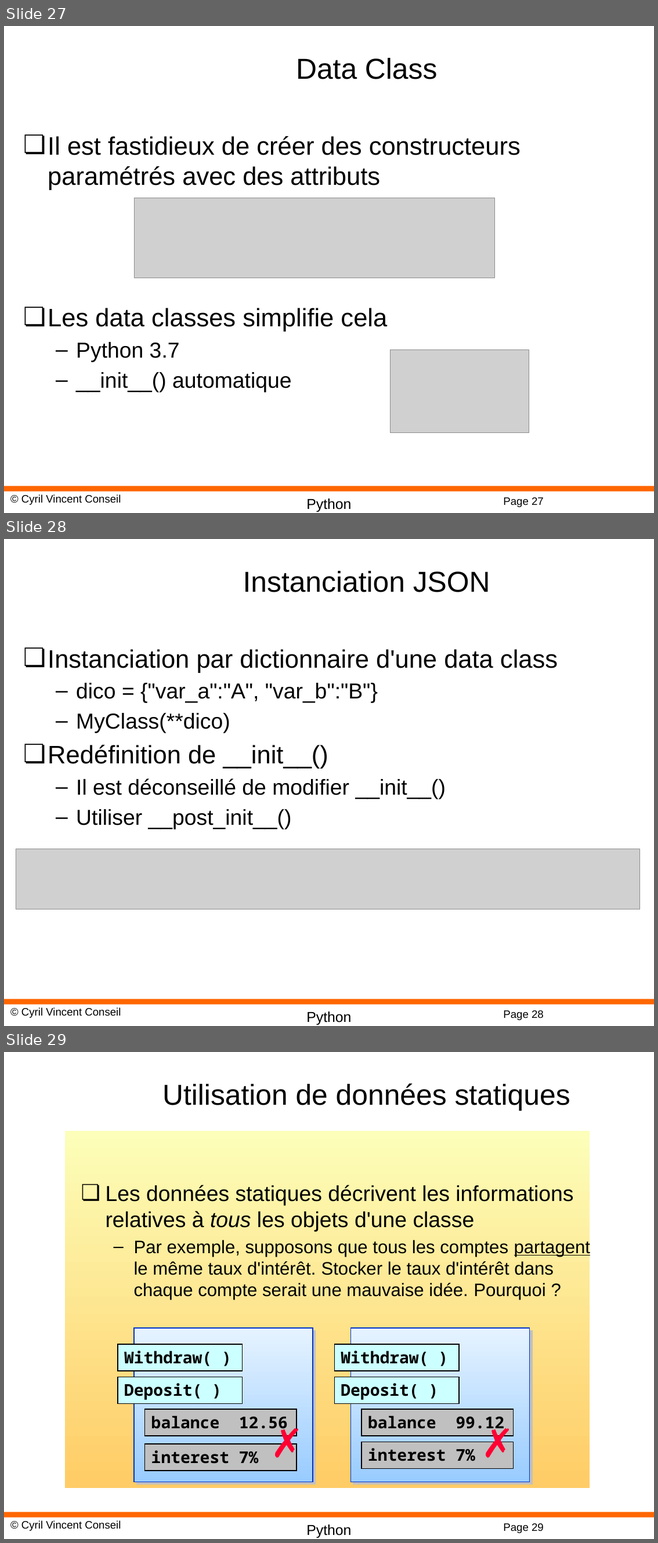
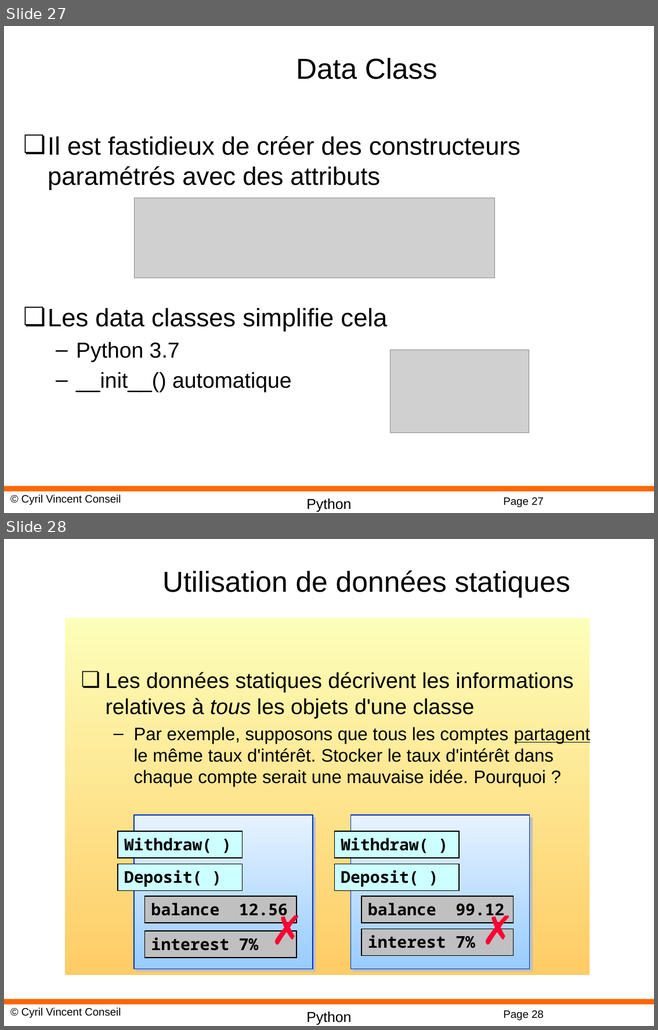
Before and after one commit to cyrilvincent/python-advanced, a slide deck: PPT/Python08-OO.pptx. Shown one above the other, each under a label of ours: slides 27, 28 and 29 before the commit, slides 27 and 28 after it. The pictures are 658x1543 and 658x1030 pixels, drawn with LibreOffice and Linux fonts; fonts in the diff are those of the drawing; grey boxes stand for pictures; background and template pictures are left out. Boxes give left, top, right and bottom in pixels: in the first picture for what was removed or moved away, otherwise in the second. Text is boxed around its words. In the diff, an @@ line names an element or a change of style, - is before the commit and + after.

```diff
--- a/PPT/Python08-OO.pptx
+++ b/PPT/Python08-OO.pptx
@@ slide 28 removed at bbox=[4, 539, 654, 1026], background #FFFFFF; not listed: 4 template elements that a slide beside it also shows @@
@@ title removed at bbox=[243, 571, 490, 592] @@
-Instanciation JSON
@@ text removed at bbox=[48, 649, 557, 830] @@
-❏ Instanciation par dictionnaire d'une data class
-  – dico = {"var_a":"A", "var_b":"B"}
-  – MyClass(**dico)
-❏ Redéfinition de __init__()
-  – Il est déconseillé de modifier __init__()
-  – Utiliser __post_init__()
@@ picture removed at bbox=[16, 849, 639, 909] @@
@@ what was slide 29 is now slide 28 @@
@@ page number at bbox=[503, 1011, 543, 1020]: text changed @@
-Page 29
+Page 28
```
Also in this commit, not shown: 1 slide changed, 2 other files.
